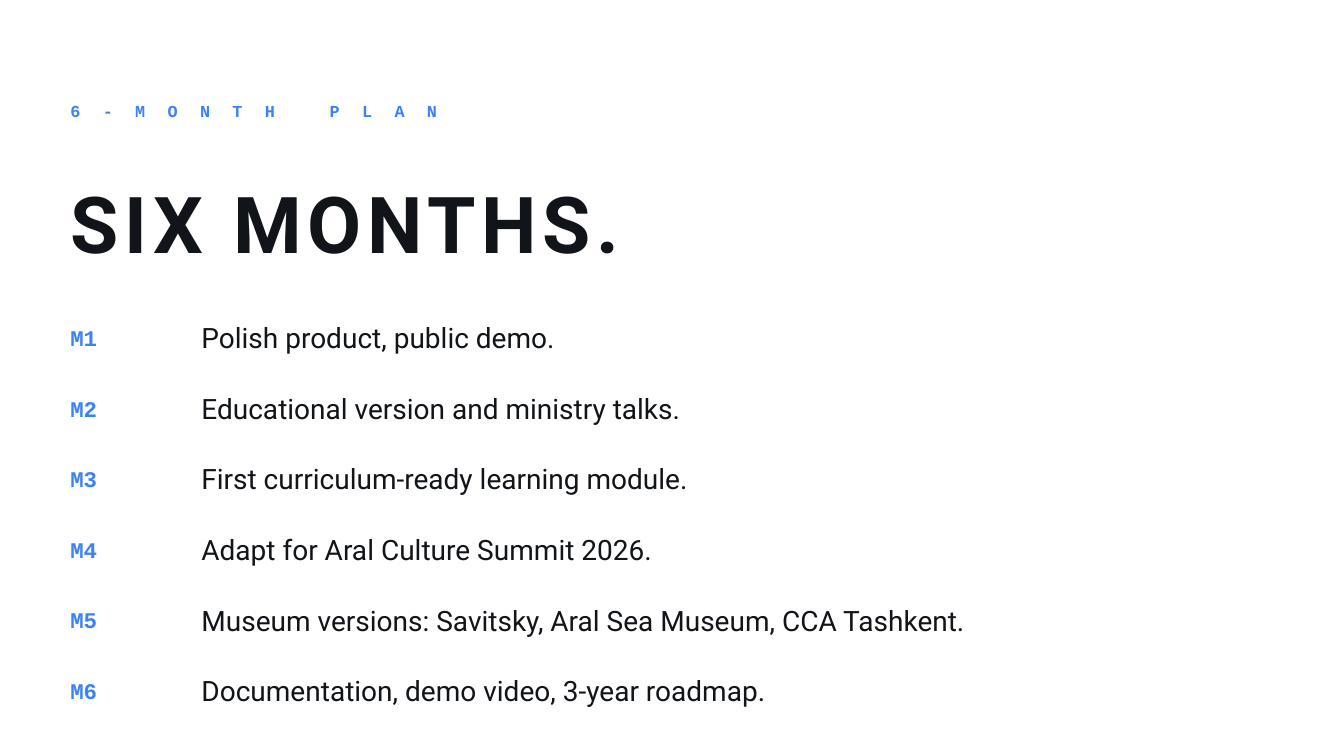
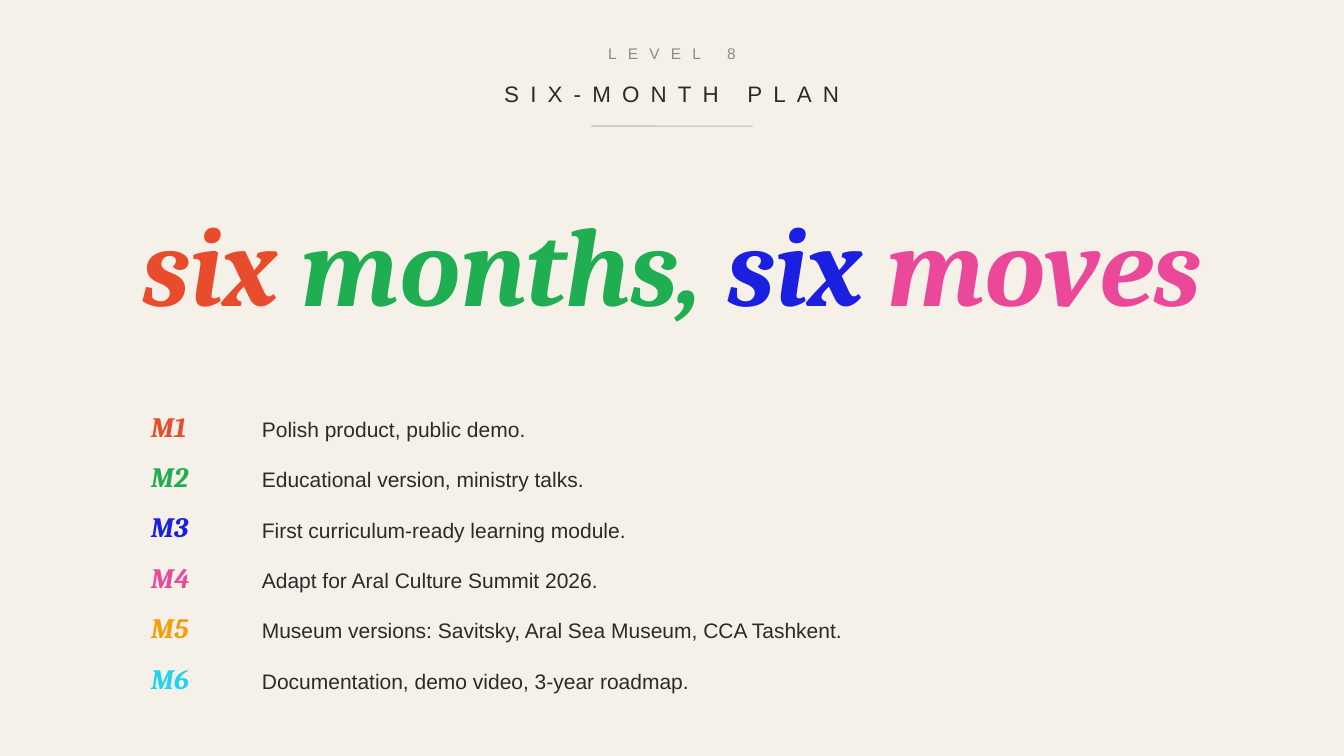
Before and after one commit to timateus/aral3d, a slide deck: slide 9 of public/aral3d-presentation.pptx. Drawn at 1344x756 pixels with LibreOffice and Linux fonts; fonts in the diff are those of the drawing. Boxes give left, top, right and bottom in pixels: in the first picture for what was removed or moved away, otherwise in the second. Text is boxed around its words. In the diff, an @@ line names an element or a change of style, - is before the commit and + after.

```diff
--- a/public/aral3d-presentation.pptx
+++ b/public/aral3d-presentation.pptx
@@ background #FFFFFF to #F5F0E8 @@
@@ text at (727,48,736,59): text changed; size 12 to 11 pt; font Courier New to Arial; text colour #3B82F6 to #8A8A8A; bold off @@
-6-MONTH PLAN
+LEVEL 8
@@ line added from (592, 126) to (753, 126), #BFB9AE 0.75 pt @@
@@ text at (70,196,619,254): text changed; size 56 to 16 pt; font Roboto to Arial; text colour #111418 to #2B2B2B; bold off @@
-SIX MONTHS.
+SIX-MONTH PLAN
@@ text added at (142,227,1201,322), 80 pt, text #1FAE52, bold, italic @@
+six months, six moves
@@ text "M1": place and size @@
-text "M1" at (70,331,97,346)
+text "M1" at (151,418,186,437)
@@ text "M1" at (151,418,186,437): size 16 to 20 pt, font Courier New to Cambria, text colour #3B82F6 to #E84C2C, italic on @@
@@ size 20 to 15 pt, font Roboto to Arial, text colour #111418 to #2B2B2B in 5 elements at (262,673,689,693), (262,622,842,643), (262,572,598,592), (262,522,626,542), (262,421,525,441) @@
@@ text "Polish product, public demo.": place and size @@
-text "Polish product, public demo." at (201,327,555,354)
+text "Polish product, public demo." at (262,421,525,441)
@@ text "M2": place and size @@
-text "M2" at (70,402,97,417)
+text "M2" at (151,468,188,487)
@@ text "M2" at (151,468,188,487): size 16 to 20 pt, font Courier New to Cambria, text colour #3B82F6 to #1FAE52, italic on @@
@@ text at (262,471,584,492): text changed; size 20 to 15 pt; font Roboto to Arial; text colour #111418 to #2B2B2B @@
-Educational version and ministry talks.
+Educational version, ministry talks.
@@ text "M3": place and size @@
-text "M3" at (70,472,97,488)
+text "M3" at (151,518,188,538)
@@ text "M3" at (151,518,188,538): size 16 to 20 pt, font Courier New to Cambria, text colour #3B82F6 to #1A1FE0, italic on @@
@@ text "First curriculum-ready learning module.": place and size @@
-text "First curriculum-ready learning module." at (201,468,688,495)
+text "First curriculum-ready learning module." at (262,522,626,542)
@@ text "M4": place and size @@
-text "M4" at (70,543,97,558)
+text "M4" at (151,569,190,588)
@@ text "M4" at (151,569,190,588): size 16 to 20 pt, font Courier New to Cambria, text colour #3B82F6 to #EC4899, italic on @@
@@ text "Adapt for Aral Culture Summit ...": place and size @@
-text "Adapt for Aral Culture Summit ..." at (201,538,651,566)
+text "Adapt for Aral Culture Summit ..." at (262,572,598,592)
@@ text "M5": place and size @@
-text "M5" at (70,613,97,628)
+text "M5" at (151,619,189,639)
@@ text "M5" at (151,619,189,639): size 16 to 20 pt, font Courier New to Cambria, text colour #3B82F6 to #F59E0B, italic on @@
@@ text "Museum versions: Savitsky, Aral Sea ...": place and size @@
-text "Museum versions: Savitsky, Aral Sea ..." at (201,610,964,637)
+text "Museum versions: Savitsky, Aral Sea ..." at (262,622,842,643)
@@ text "M6": place and size @@
-text "M6" at (70,684,97,699)
+text "M6" at (151,670,189,689)
@@ text "M6" at (151,670,189,689): size 16 to 20 pt, font Courier New to Cambria, text colour #3B82F6 to #22D3EE, italic on @@
@@ text "Documentation, demo video, 3-year roadmap.": place and size @@
-text "Documentation, demo video, 3-year roadmap." at (201,680,765,707)
+text "Documentation, demo video, 3-year roadmap." at (262,673,689,693)
```
Also in this commit, not shown: 11 other slides changed, 3 slides added, 3 slides removed.
